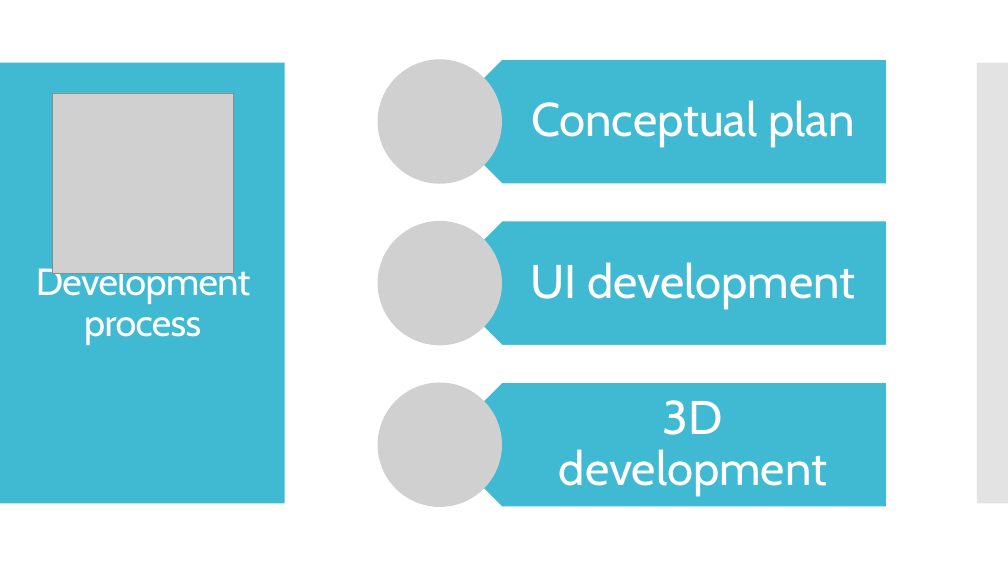
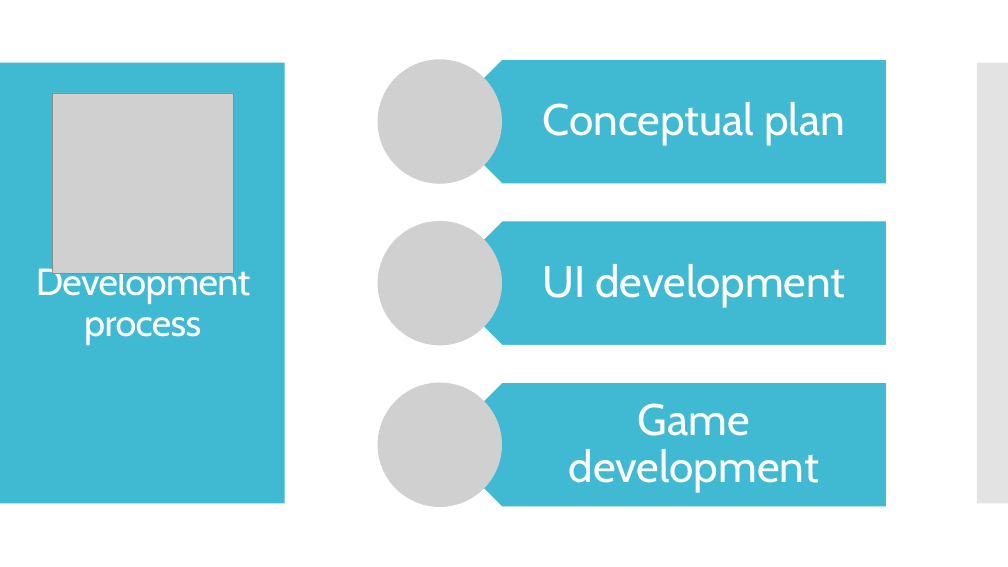
Before and after one commit to ZoraJayKay/Cross-Platform-Development-Assessment-4, a slide deck: slide 5 of Potion Shopkeeper.pptx. Drawn at 1008x567 pixels with LibreOffice and Linux fonts; fonts in the diff are those of the drawing; grey boxes stand for pictures. Boxes give left, top, right and bottom in pixels: in the first picture for what was removed or moved away, otherwise in the second. Text is boxed around its words. In the diff, an @@ line names an element or a change of style, - is before the commit and + after.

```diff
--- a/Potion Shopkeeper.pptx
+++ b/Potion Shopkeeper.pptx
@@ text "Conceptual plan" at box(543, 102, 845, 146): size 45 to 42 pt; less space between paragraphs @@
@@ text "UI development" at box(542, 264, 845, 308): size 45 to 42 pt; less space between paragraphs @@
@@ text at box(569, 403, 819, 493): text changed; size 45 to 42 pt @@
-3D development
+Game development
```
Also in this commit, not shown: 1 other slide changed, 4 slides added, 8 other files.
